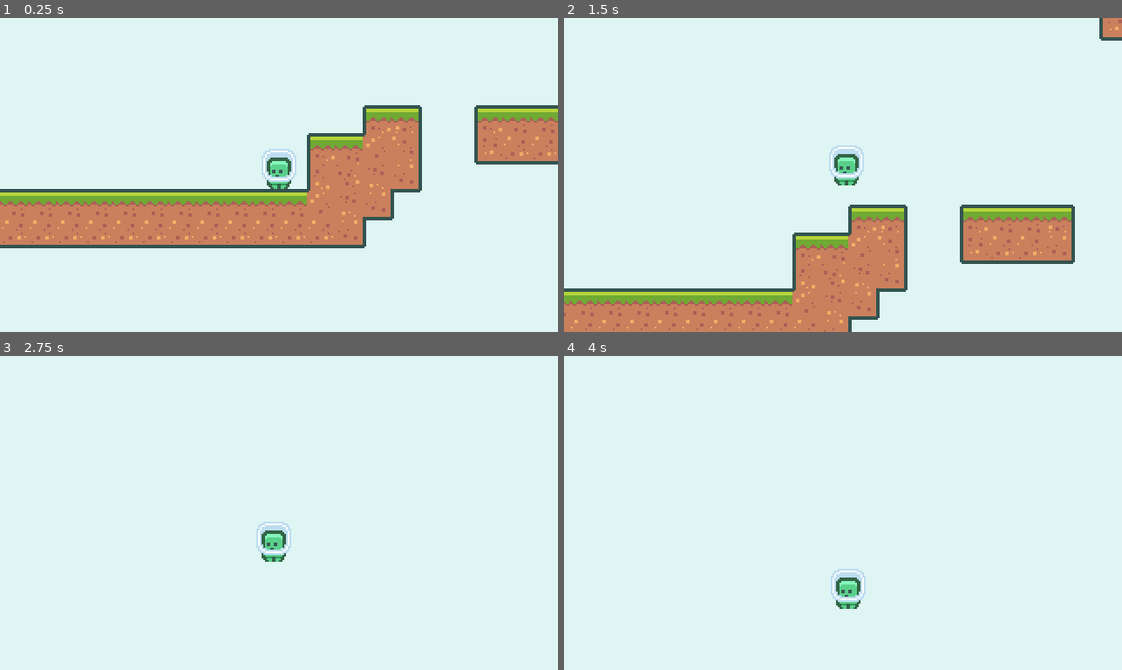
Above: before the commit, frames 1-4 (two rows, left to right).
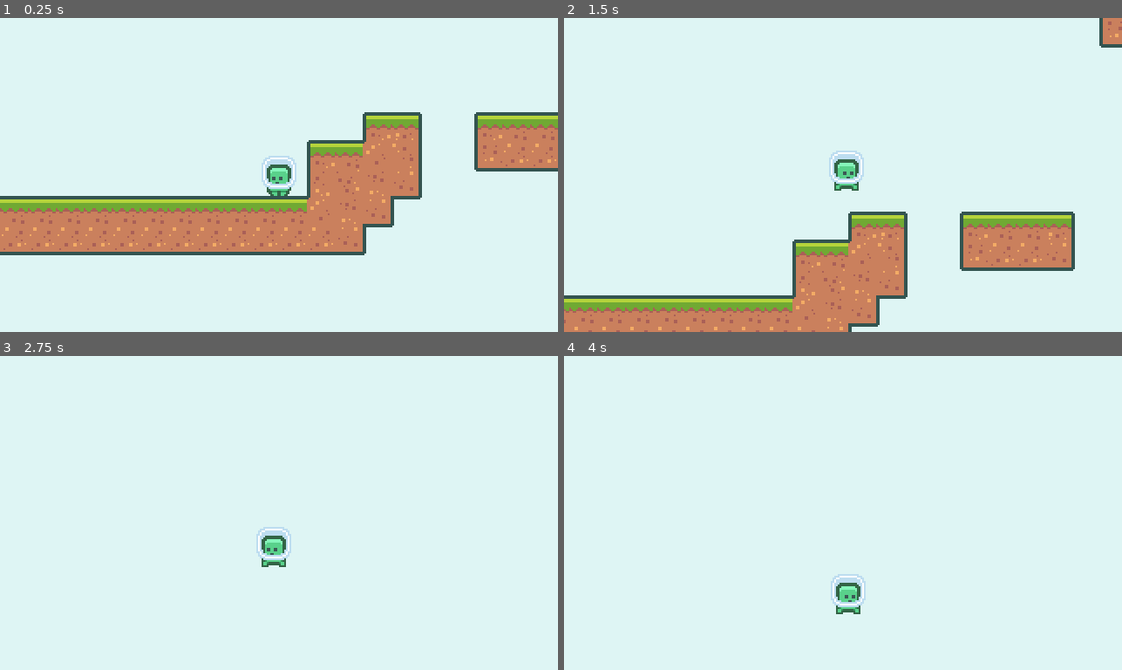
Above: after the commit, the same moments.

Repository: LeeSwallow/2D-Game-Course
Game: Godot game, scene res://scenes/Main.tscn
Two runs of this game, one before a commit and one after it. Both use one fixed random seed, a clock stepped at 60 frames per second and the inputs below.
Inputs:
- Up to frame 1 (0.25 s): no input
- Up to frame 2 (1.5 s): tap Enter at 0.5 s; hold W (jump) 0.53-1.28 s; hold D (move_right) from 0.53 s (still down); tap W (jump) at 1.35 s
- Up to frame 3 (2.75 s): tap W (jump) at 1.52, 1.82 s; release D (move_right) at 2.03 s; hold A (move_left) from 2.03 s (still down); hold W (jump) from 2.03 s (still down)
- Up to frame 4 (4 s): release A (move_left) at 2.78 s; release W (jump) at 2.78 s; hold D (move_right) from 2.78 s (still down); tap W (jump) at 2.85, 3.02, 3.32 s; hold W (jump) from 3.53 s (still down)

The runs differ from the first frame. In frame 1, 12% of the frame differs, in the area x 0-100%, y 27-76%; in frame 2, 8.9%; in frame 3, 0.6%; in frame 4, 0.6%.

Commit message:
player의 애니메이션 적용     1. sprite -> animatedSprite로 변경     2. idle, jump, run 스프라이트 생성     3. update_animation 모듈로 애니메이션 적용

Diff:
--- a/scenes/Player.gd
+++ b/scenes/Player.gd
@@ -34,6 +34,7 @@
 		# 소 점프
 		velocity.y +=  gravity * delta
 
+	update_animation()
 	velocity = move_and_slide(velocity, Vector2.UP) # 속도, 상하 지정
 
 # 입력 메카니즘 모듈화
@@ -42,3 +43,16 @@
 		moveVector.x = Input.get_action_strength("move_right") - Input.get_action_strength("move_left")
 		moveVector.y = (-1) if Input.is_action_just_pressed("jump") else 0
 		return moveVector
+
+func update_animation() :
+	var moveVector = get_movement_vector()
+
+	if(!is_on_floor()) :
+		$AnimatedSprite.play("jump")#get_node("AninmatedSprite)
+	elif (moveVector.x != 0) :
+		$AnimatedSprite.play("run")
+	else :
+		$AnimatedSprite.play("idle")
+
+	if(moveVector.x != 0) :
+		$AnimatedSprite.flip_h = true if (moveVector.x > 0) else false
--- a/scenes/Player.tscn
+++ b/scenes/Player.tscn
@@ -1,7 +1,26 @@
-[gd_scene load_steps=4 format=2]
+[gd_scene load_steps=6 format=2]
 
 [ext_resource path="res://scenes/Player.gd" type="Script" id=1]
 [ext_resource path="res://assets/player/character_0000.png" type="Texture" id=2]
+[ext_resource path="res://assets/player/character_0001.png" type="Texture" id=3]
+
+[sub_resource type="SpriteFrames" id=2]
+animations = [ {
+"frames": [ ExtResource( 2 ) ],
+"loop": true,
+"name": "idle",
+"speed": 5.0
+}, {
+"frames": [ ExtResource( 3 ) ],
+"loop": true,
+"name": "jump",
+"speed": 5.0
+}, {
+"frames": [ ExtResource( 2 ), ExtResource( 3 ) ],
+"loop": true,
+"name": "run",
+"speed": 10.0
+} ]
 
 [sub_resource type="RectangleShape2D" id=1]
 extents = Vector2( 6, 8 )
@@ -9,9 +28,10 @@
 [node name="Player" type="KinematicBody2D"]
 script = ExtResource( 1 )
 
-[node name="Sprite" type="Sprite" parent="."]
-position = Vector2( 0, -4 )
-texture = ExtResource( 2 )
+[node name="AnimatedSprite" type="AnimatedSprite" parent="."]
+frames = SubResource( 2 )
+animation = "idle"
 
 [node name="CollisionShape2D" type="CollisionShape2D" parent="."]
+position = Vector2( 0, 4 )
 shape = SubResource( 1 )
Not shown, removed: .mono/metadata/ide_messaging_meta.txt
